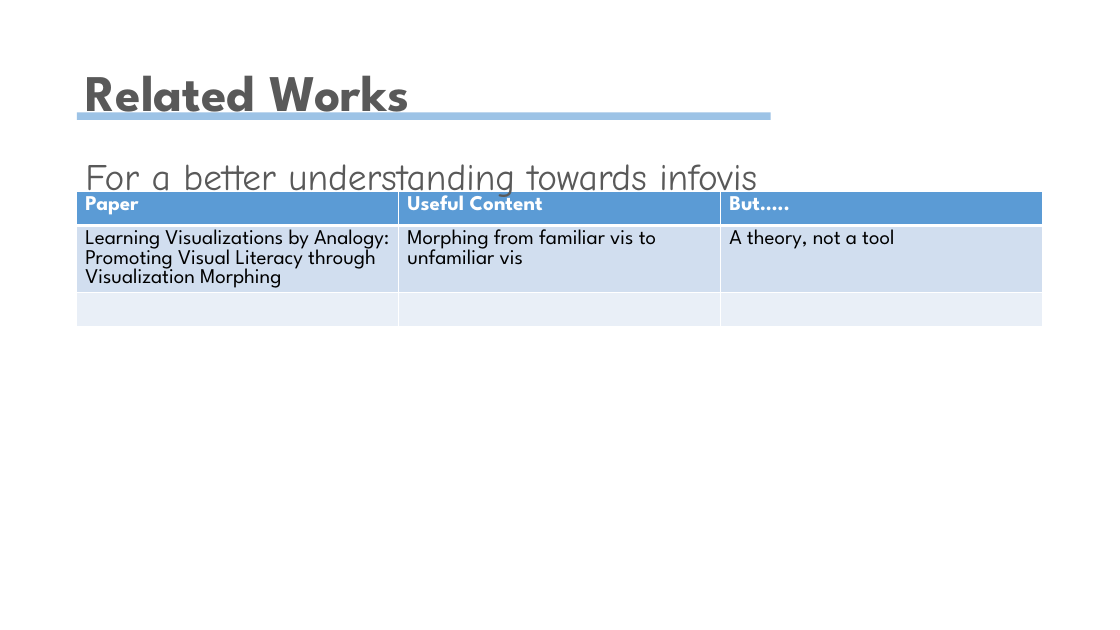
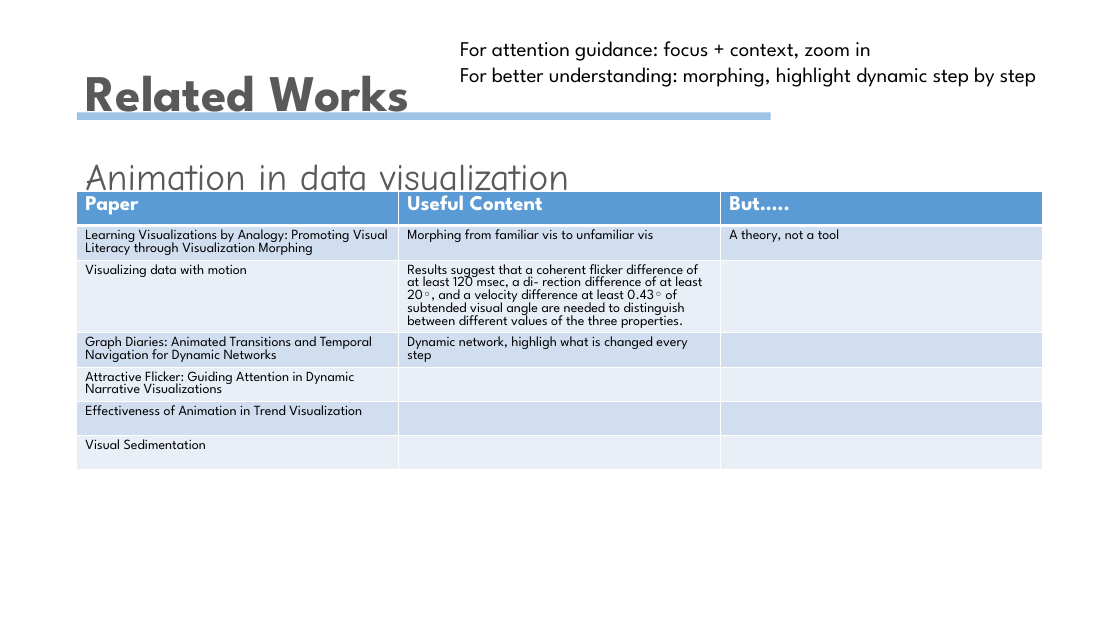
Before and after one commit to wangqianwen0418/decompose-vis, a slide deck: slide 9 of Narvis.pptx. Drawn at 1120x630 pixels with LibreOffice and Linux fonts; fonts in the diff are those of the drawing. Boxes give left, top, right and bottom in pixels: in the first picture for what was removed or moved away, otherwise in the second. Text is boxed around its words. In the diff, an @@ line names an element or a change of style, - is before the commit and + after.

```diff
--- a/Narvis.pptx
+++ b/Narvis.pptx
@@ text added at [460,41,1036,87], 18 pt, text #000000 @@
+For attention guidance: focus + context, zoom in
+For better understanding: morphing, highlight dynamic step by step
@@ text at [85,164,569,202]: text changed @@
-For a better understanding towards infovis
+Animation in data visualization
@@ table at [77,192,1043,554] @@
-row 3:  |  | 
+row 3: Visualizing data with motion | Results suggest that a coherent flicker difference of at least 120 msec, a di- rection difference of at least 20◦, and a velocity difference at least 0.43◦ of subtended visual angle are needed to distinguish between different values of the three properties. | 
+row 4: Graph Diaries: Animated Transitions and Temporal Navigation for Dynamic Networks | Dynamic network, highligh what is changed every step | 
+row 5: Attractive Flicker: Guiding Attention in Dynamic Narrative Visualizations |  | 
+row 6: Effectiveness of Animation in Trend Visualization |  | 
+row 7: Visual Sedimentation |  | 
```
Also in this commit, not shown: 3 other slides changed, 4 slides added, 7 other files.
